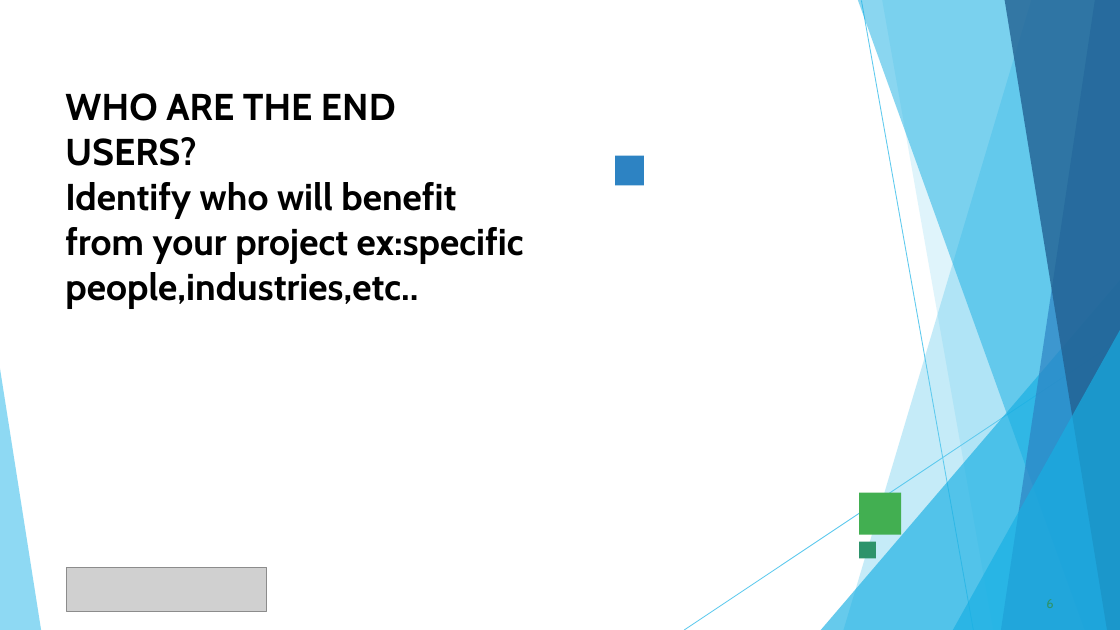
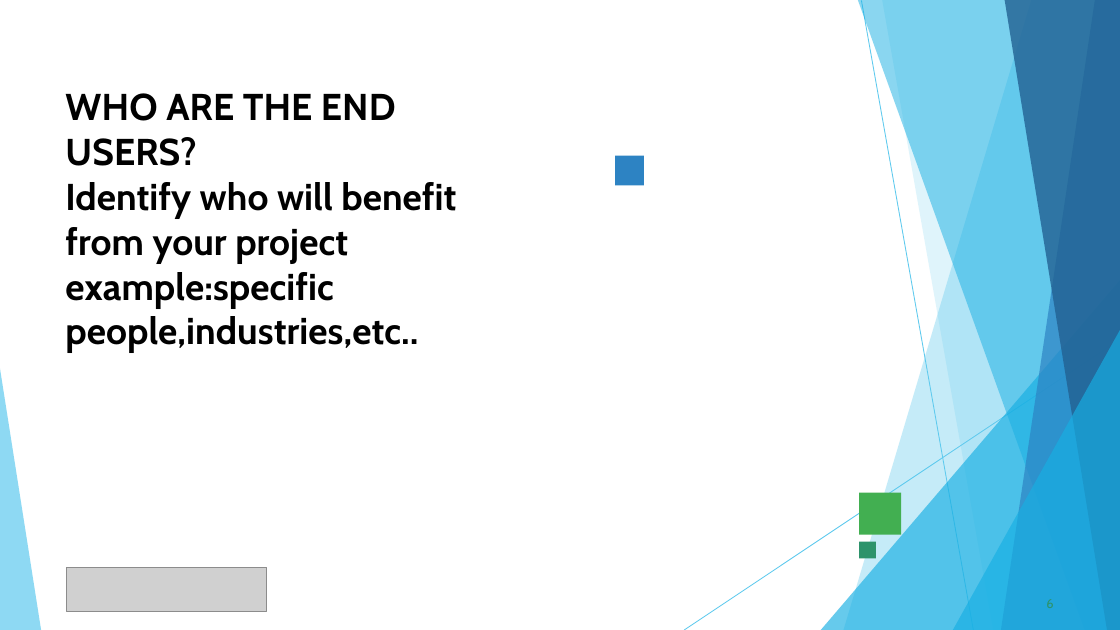
Before and after one commit to sudhaelangovan1712-alt/My-first, a slide deck: slide 6 of PPT FWD TNSDC 2025.pptx. Drawn at 1120x630 pixels with LibreOffice and Linux fonts; fonts in the diff are those of the drawing; grey boxes stand for pictures. Boxes give left, top, right and bottom in pixels: in the first picture for what was removed or moved away, otherwise in the second. Text is boxed around its words. In the diff, an @@ line names an element or a change of style, - is before the commit and + after.

```diff
--- a/PPT FWD TNSDC 2025.pptx
+++ b/PPT FWD TNSDC 2025.pptx
@@ title at (x1=65, y1=93, x2=456, y2=353): text changed @@
-WHO ARE THE END USERS?
-Identify who will benefit from your project ex:specific people,industries,etc..
+WHO ARE THE END USERS?
+Identify who will benefit from your project example:specific people,industries,etc..
```
Also in this commit, not shown: 7 other slides changed.
